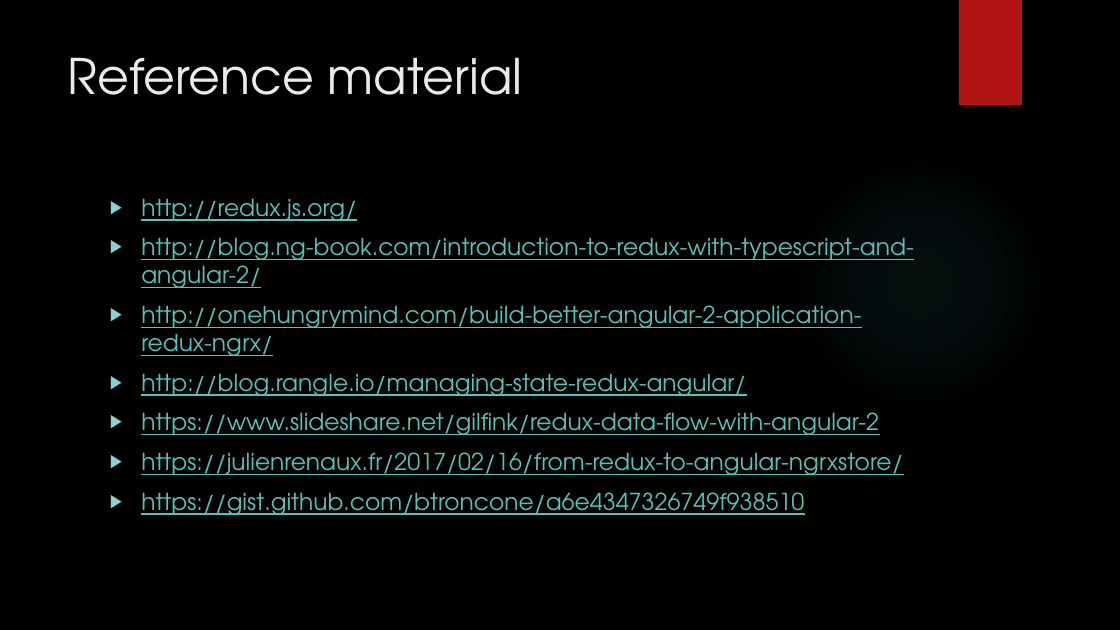
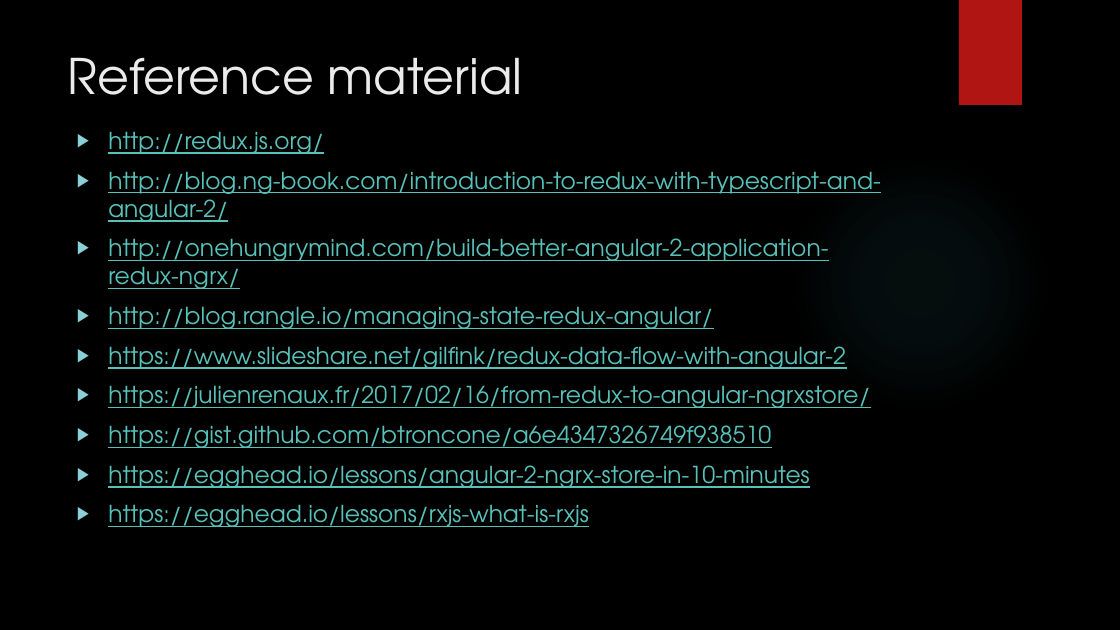
Before and after one commit to hipervee/learnRx, a slide deck: slide 19 of slidesAndImages/Introduction.pptx. Drawn at 1120x630 pixels with LibreOffice and Linux fonts; fonts in the diff are those of the drawing; background and template pictures are left out. Boxes give left, top, right and bottom in pixels: in the first picture for what was removed or moved away, otherwise in the second. Text is boxed around its words. In the diff, an @@ line names an element or a change of style, - is before the commit and + after.

```diff
--- a/slidesAndImages/Introduction.pptx
+++ b/slidesAndImages/Introduction.pptx
@@ text "http://redux.js.org/": place and size @@
-text "http://redux.js.org/" at <box>141,198,914,515</box>
+text "http://redux.js.org/" at <box>108,131,881,527</box>
@@ text at <box>108,465,809,527</box>: paragraphs added @@
+▶ https://egghead.io/lessons/angular-2-ngrx-store-in-10-minutes
+▶ https://egghead.io/lessons/rxjs-what-is-rxjs
```
Also in this commit, not shown: 10 other files.
